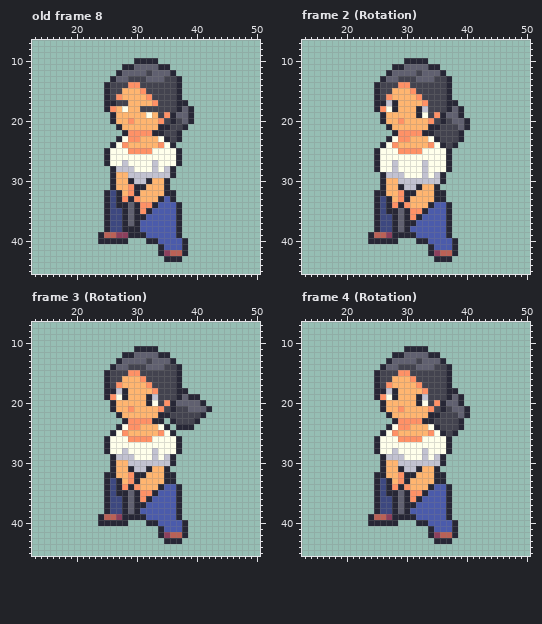
One commit to this pixel-art file: ASSETS_AND_ASSEPRITE_FILES/Characters/Ling.aseprite. Above is the file before it was changed.
64x64 pixels, 30 frames. Shown: old frame 8: x 13..50, y 7..45; frame 2 (Rotation): x 13..50, y 7..45; frame 3 (Rotation): x 13..50, y 7..45; frame 4 (Rotation): x 13..50, y 7..45. The commit also changed other frames, which this record leaves out.
New version:
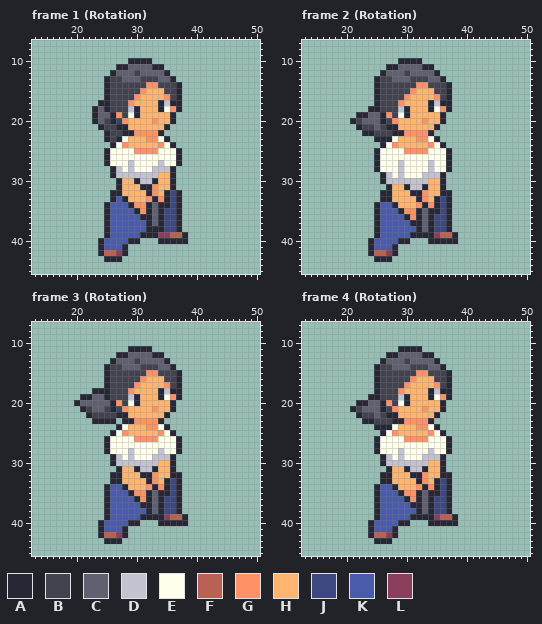
Palette (. is transparent): A #272736  B #43434f  C #606070  D #c2c2d1  E #ffffeb  F #ba6156  G #ff9166  H #ffb570  J #3d4880  K #4b5bab  L #8c3f5d
A new or re-ordered frame is compared with the old frame closest to it.
Diff:
layer "FRONT-LEFT" now hidden
layer "FRONT-RIGHT" now shown
frames re-ordered
Changed rows in their new state; - is an unchanged pixel.
Frame 1 (Rotation) against old frame 8:
first column x 23:
10 ------A---.------
11 ----A-C---A-.----
12 ---AC--B-C--A.---
13 --ABB-CC-BB-CA.--
14 ------BB-GG------
15 -----BBB-HHH-----
16 ----BBBG-HHHG----
17 -A-B--G---HADA-.-
18 AC-BBBDAHHHAEG-..
19 ACC-GBEA-H-HH-...
20 ACB-BGH---GHH-...
21 -ABB-A-----H-...-
22 --ABB-A---G-...--
23 --AB--HH-GG--..--
25 ------E---G------
27 -----ED---ED-----
28 -----E-----D-----
29 ----DD-----HH----
30 ---.A-HA-DA-HA---
31 ---.A-HH-AG-HA---
32 --.A--HH-AG--JA--
33 --.AKAHH-GAGAJA--
34 ---KKKAG-ACAAJ---
35 ---KKKK---CAJJ---
36 ---KKKKK-ACAJJ---
37 ---KKKKK-ACAJJ---
38 ---KKKKK-AAAJJ---
39 -.AKKKKK-AALLFFA-
40 --KKKKAA-..AAAA--
41 -AKKKA-----.....-
42 -AFFLA-----.....-
43 --AAA-------...--
Frame 2 (Rotation):
first column x 21:
10 --------A---.-------
11 ------A-C---A-.-----
12 -----AC--B-C--A.----
13 ----ABB-CC-BB-CA.---
14 --------BB-GG-------
15 -------BBB-HHH------
16 ------BBBG-HHHG-----
17 -----BBBG---HADA-.--
18 ---A-BBBDA-HHAEG-..-
19 -AACC-GBEA-HHHH-...-
20 ABCCC-BGH---GHH-....
21 -ABBCB-A-----H-.....
22 --AABBB-A---G-.....-
23 ----AA--HH-GG--....-
24 ----------------..--
25 --------E---G-------
27 -------ED---ED------
28 -------ED---ED------
29 -------E-----D------
30 ------DD-----HH-----
31 -----.A-HA-DA-HA----
32 ----.-A-HH-AG-H-A---
33 ----.A--HH-AG--JA---
34 -----KKAHH-GAGAJ----
35 -----KKKAG-ACAAJ----
36 -----KKKK---CAJJ----
37 -----KKKKK-ACAJJ----
38 -----KKKKK-ACAJJ----
39 ---.AKKKKK-AAALFFA--
40 ----KKKKAA-..AAAA---
41 ---AKKKA-----.....--
42 ---AFFLA-----.....--
43 ----AAA-------...---
Frame 3 (Rotation):
first column x 20:
11 ---------A---.---------
12 -------A-C---A-.-------
13 ------AC--B-C--A.------
14 -----ABB-CC-BB-CA.-----
15 ---------BB-GG---------
16 --------BBB-HHH--------
17 -------BBBG-HHHG-------
18 ---AA-BBBG---HADA-.----
19 -AACC-BBBDA-HHAEG-...--
20 ACCCCC-GBEA-HHHH-.....-
21 -ABCCB-BGH---GHH-......
22 --ABBBB-A-----H-......-
23 ---AAAA--A---G--.....--
24 ---------HH-GG---...---
26 ---------E---G---------
28 --------ED---ED--------
29 --------E-----D--------
30 -------DD-----HH-------
31 ------.A-HA-DA-HA------
32 -----.-A-HH-AG-H-A-----
33 -----.A--HH-AG--JA-----
34 ------KKAHH-GAGAJ------
35 ------KKKAG-ACAAJ------
36 ------KKKK---CAJJ------
37 ------KKKKK-ACAJJ------
38 ------KKKKK-ACAJJ------
39 ----.AKKKKK-AAALFFA----
40 -----KKKKAA-..AAAA-----
41 ----AKKKA-----.....----
42 ----AFFLA-----.....----
43 -----AAA-------...-----
Frame 4 (Rotation):
first column x 21:
11 --------A---.-------
12 ------A-C---A-.-----
13 -----AC--B-C--A.----
14 ----ABB-CC-BB-CA.---
15 --------BB-GG-------
16 -------BBB-HHH------
17 ------BBBG-HHHG-----
18 -----BBBG---HADA-.--
19 ---A-BBBDA-HHAEG-..-
20 -AACC-GBEA-HHHH-...-
21 ABCCC-BGH---GHH-....
22 -ABBCB-A-----H-.....
23 --AABBB-A---G-.....-
24 ----AA--HH-GG--....-
25 ----------------..--
26 --------E---G-------
28 -------ED---ED------
29 -------E-----D------
30 ------DD-----HH-----
31 -----.A-HA-DA-HA----
32 ----.-A-HH-AG-H-A---
33 ----.A--HH-AG--JA---
34 -----KKAHH-GAGAJ----
35 -----KKKAG-ACAAJ----
36 -----KKKK---CAJJ----
37 -----KKKKK-ACAJJ----
38 -----KKKKK-ACAJJ----
39 ---.AKKKKK-AAALFFA--
40 ----KKKKAA-..AAAA---
41 ---AKKKA-----.....--
42 ---AFFLA-----.....--
43 ----AAA-------...---
Boxes around the changes in both pictures, in picture pixels (x1, y1, x2, y2):
changed: (92, 58, 194, 262)
changed: (350, 58, 470, 262)
changed: (74, 346, 212, 544)
changed: (350, 346, 470, 544)
